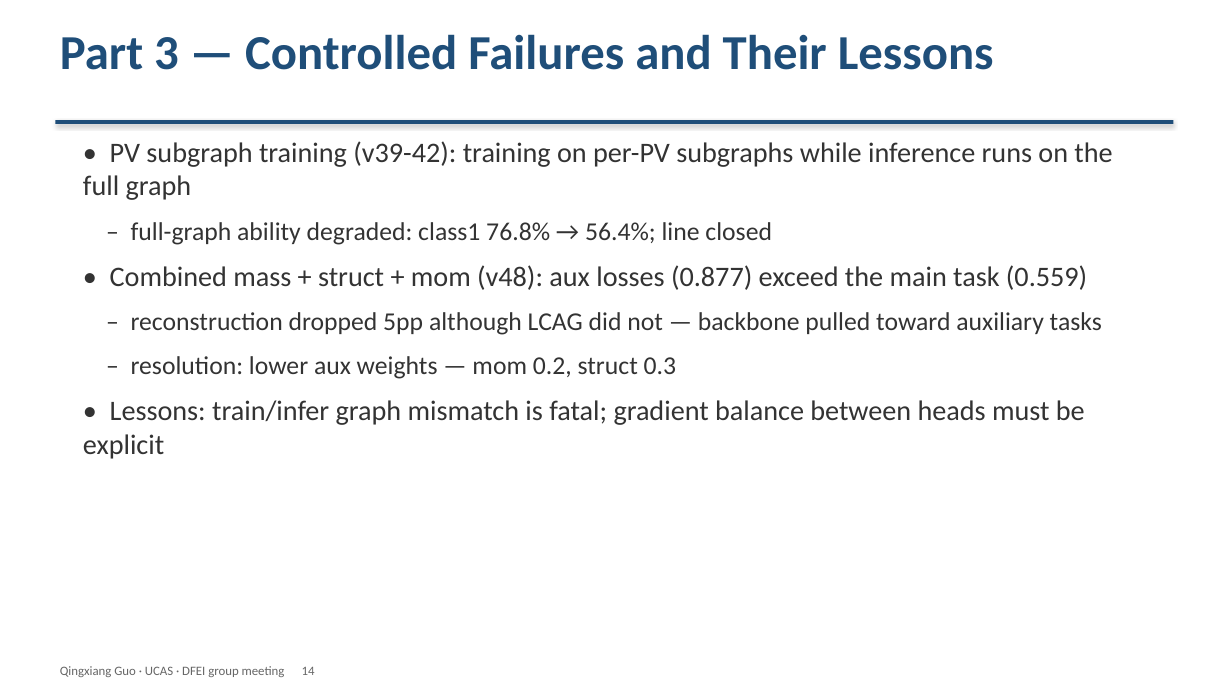
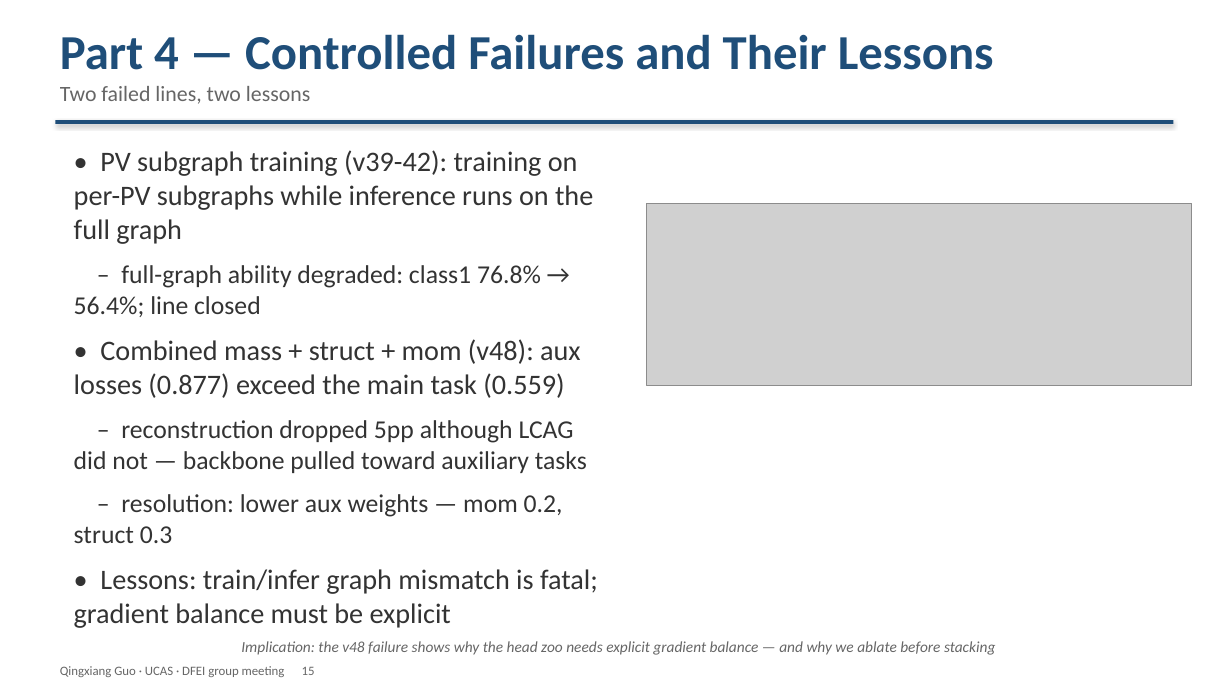
Before and after one commit to Aniedrew/dfei_ift, a slide deck: slide 15 of meeting_figs/DFEI_progress_20260902_EN.pptx (slide 14 before the commit). Drawn at 1232x693 pixels with LibreOffice and Linux fonts; fonts in the diff are those of the drawing; grey boxes stand for pictures. Boxes give left, top, right and bottom in pixels: in the first picture for what was removed or moved away, otherwise in the second. Text is boxed around its words. In the diff, an @@ line names an element or a change of style, - is before the commit and + after.

Commit message:
docs: split part 1 into pruning + rewarding; clarify later parts with plots
- Part 1 = Differentiable Pruning with Annealing; Part 2 = Rewarding the Chain
- "Why Chains Die" moved to the start of Part 2 (imbalance, one misclassified edge),
  then root cause (dilution), then hinge (v37), chain-CE (v38)
- New S10 "The Strategy Works": PerfectReco per version + per-class accuracy
  before/after the rewards (v31 -> v38)
- Later parts now figure-backed: head zoo (S11), mass ROC with caption (S12),
  struct/mom tree schematic (S13), probe R2 chart (S14), v48 gradient-balance
  chart (S15); Parts renumbered to 5, deck is 17 pages

```diff
--- a/meeting_figs/DFEI_progress_20260902_EN.pptx
+++ b/meeting_figs/DFEI_progress_20260902_EN.pptx
@@ text at (x1=60, y1=34, x2=994, y2=104): text changed @@
-Part 3 — Controlled Failures and Their Lessons
+Part 4 — Controlled Failures and Their Lessons
+Two failed lines, two lessons
@@ text "• PV subgraph training (v39-42): ..." moved from (x1=83, y1=141, x2=1112, y2=459) to (x1=74, y1=150, x2=598, y2=628) @@
@@ picture added at (x1=647, y1=203, x2=1192, y2=386) @@
@@ text at (x1=74, y1=569, x2=598, y2=628): text changed @@
-• Lessons: train/infer graph mismatch is fatal; gradient balance between heads must be explicit
+• Lessons: train/infer graph mismatch is fatal; gradient balance must be explicit
@@ text added at (x1=241, y1=641, x2=995, y2=655), 12 pt, text #666666, italic @@
+Implication: the v48 failure shows why the head zoo needs explicit gradient balance — and why we ablate before stacking
@@ text at (x1=60, y1=666, x2=315, y2=677): text changed @@
-Qingxiang Guo · UCAS · DFEI group meeting 14
+Qingxiang Guo · UCAS · DFEI group meeting 15
```
Also in this commit, not shown: 12 other slides changed, 1 slide added, 7 other files.
